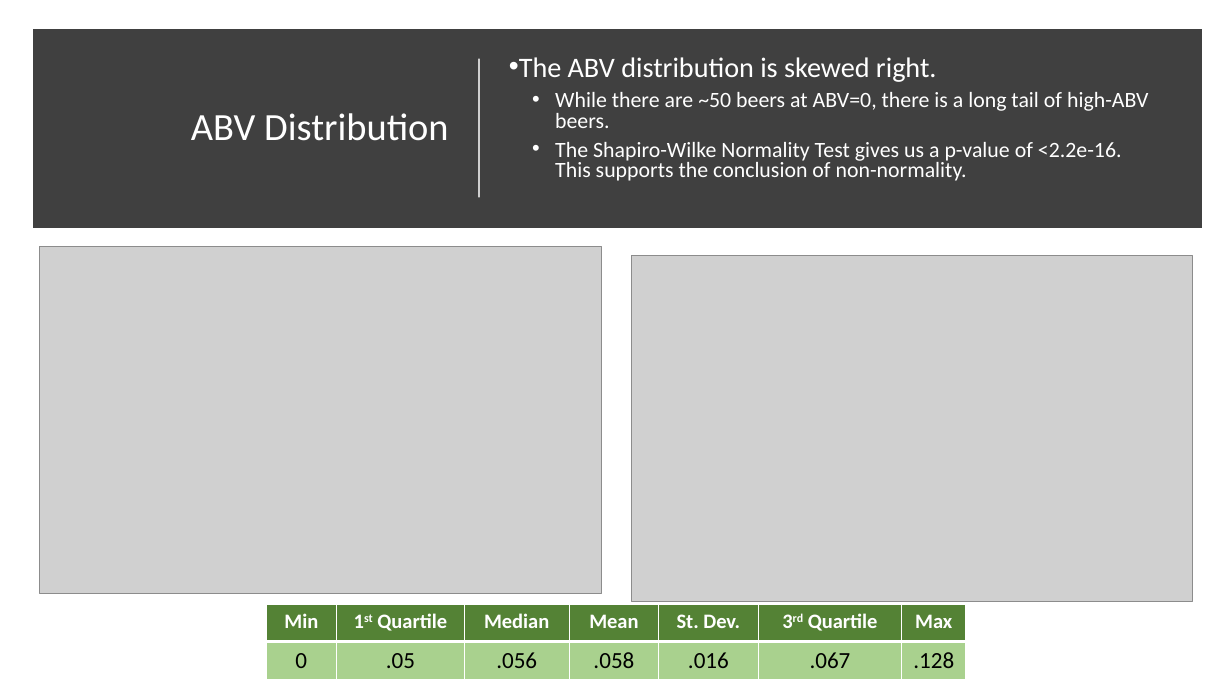
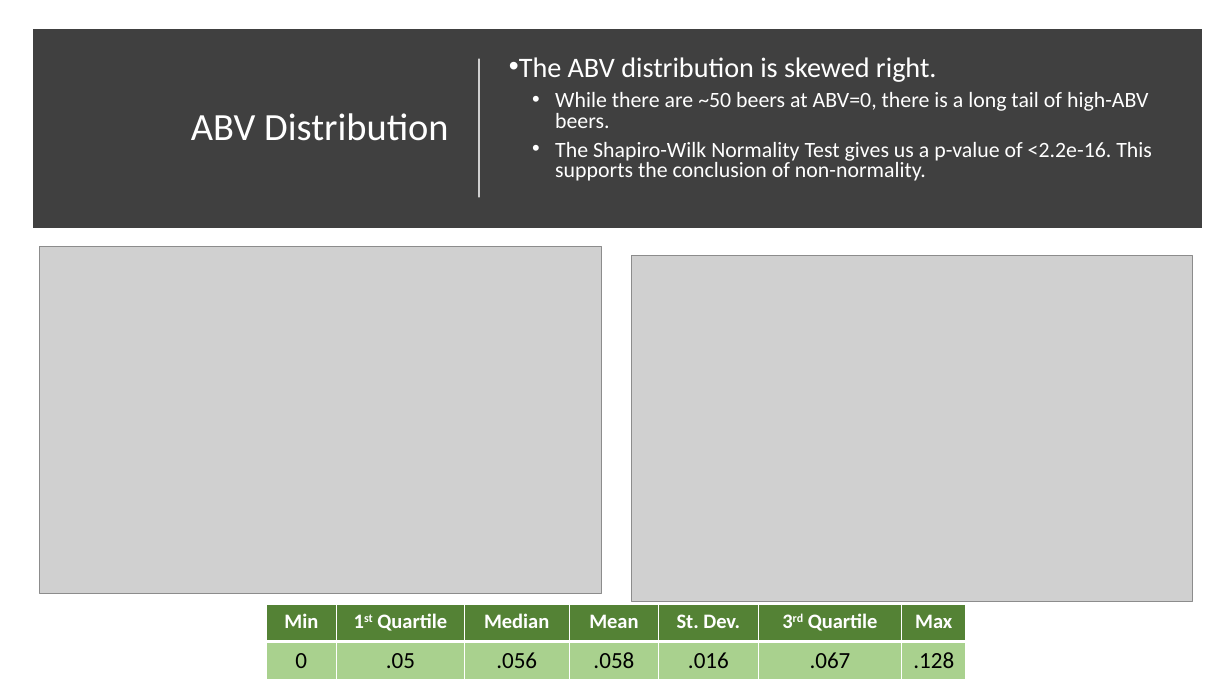
Before and after one commit to ericlaigaie/Case-Study-01, a slide deck: slide 8 of EDA_Presentation.pptx. Drawn at 1232x693 pixels with LibreOffice and Linux fonts; fonts in the diff are those of the drawing; grey boxes stand for pictures. Boxes give left, top, right and bottom in pixels: in the first picture for what was removed or moved away, otherwise in the second. Text is boxed around its words. In the diff, an @@ line names an element or a change of style, - is before the commit and + after.

Commit message:
Update EDA_Presentation.pptx
Added a slide explaining the shapiro wilk test for normality.

```diff
--- a/EDA_Presentation.pptx
+++ b/EDA_Presentation.pptx
@@ text at box(555, 142, 1152, 181): text changed @@
-  • The Shapiro-Wilke Normality Test gives us a p-value of <2.2e-16. This supports the conclusion of non-normality.
+  • The Shapiro-Wilk Normality Test gives us a p-value of <2.2e-16. This supports the conclusion of non-normality.
```
Also in this commit, not shown: 1 slide added.
